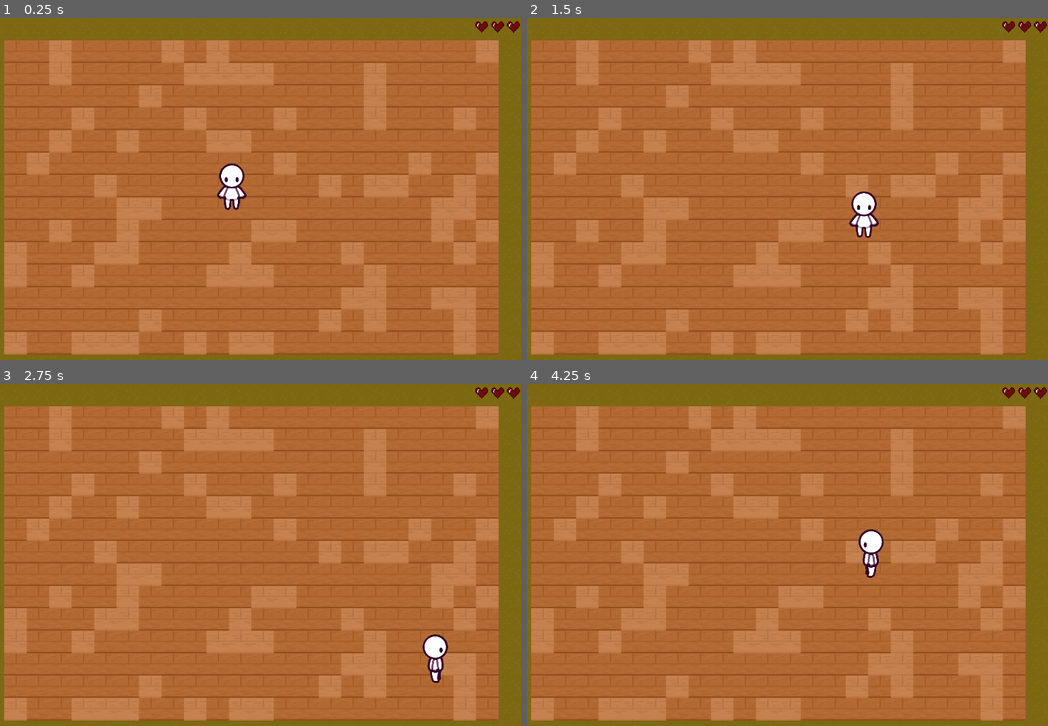
Above: before the commit, frames 1-4 (two rows, left to right).
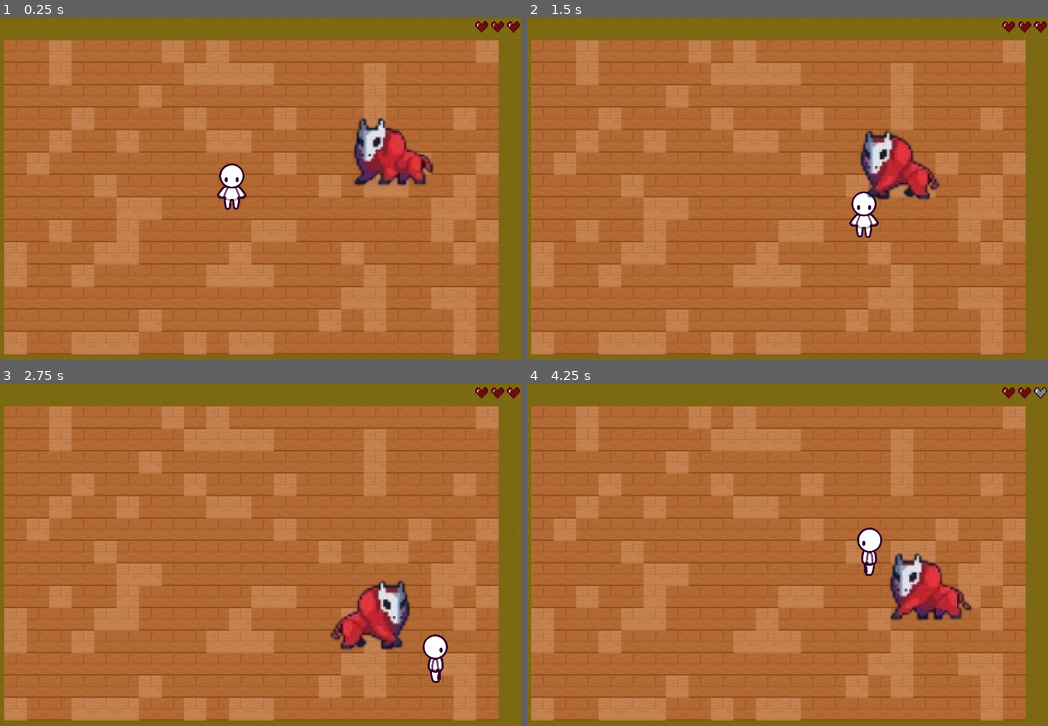
Above: after the commit, the same moments.

Repository: giulibaez/Proyecto_-Dise-o-Ludico-ll
Game: Godot game, scene res://Escenas/main.tscn
Two runs of this game, one before a commit and one after it. Both use one fixed random seed, a clock stepped at 60 frames per second and the inputs below.
Inputs (mouse positions are in pixels of both pictures, inside the frame that each line leads up to):
- Up to frame 1 (0.25 s): no input
- Up to frame 2 (1.5 s): move the mouse to (896, 178) at 0.52 s; press the mouse at (896, 178) at 0.53 s; hold D (move_right) 0.53-1.28 s; move the mouse to (672, 216) at 1.27 s; release the mouse at (672, 216) at 1.28 s; hold S (move_down) from 1.28 s (still down); click (672, 216) at 1.35 s
- Up to frame 3 (2.75 s): move the mouse to (307, 483) at 2.02 s; release S (move_down) at 2.03 s; press the mouse at (307, 483) at 2.03 s; hold D (move_right) from 2.03 s (still down)
- Up to frame 4 (4.25 s): move the mouse to (751, 633) at 2.77 s; release D (move_right) at 2.78 s; release the mouse at (751, 633) at 2.78 s; hold W (move_up) 2.78-3.53 s; click (751, 633) at 2.85 s; move the mouse to (938, 616) at 3.52 s; press the mouse at (938, 616) at 3.53 s; hold A (move_left) from 3.53 s (still down)

The runs differ from the first frame. In frame 1, 2.0% of the frame differs, in the area x 67-84%, y 29-50%; in frame 2, 2.0%; in frame 3, 2.0%; in frame 4, 2.4%, in the area x 63-100%, y 0-70%.

Commit message:
sist. vida del personaje y ataque del enemigo
recibe daño
suena el corazon según cantidad de vida

Diff:
--- a/diseño-lúdico-ll/Escenas/enemies/enemy.gd
+++ b/diseño-lúdico-ll/Escenas/enemies/enemy.gd
@@ -1,39 +1,52 @@
 extends CharacterBody2D
 
 var health = 2
-var speed = 55
+var speed = 65
 var player_chase= false
 var player = null
 
+@onready var anim_enemy = $AnimatedSprite2D
+
+
 
 func _physics_process(delta: float) -> void:
+	move()
+
+func move():
 	if player_chase:
 		position += (player.position - position)/speed
-
-		$AnimatedSprite2D.play("walk")
+		anim_enemy.play("walk")
 		if (player.position.x - position.x) <0:
-			$AnimatedSprite2D.flip_h = false
+			anim_enemy.flip_h = false
 		else:
-			$AnimatedSprite2D.flip_h = true
+			anim_enemy.flip_h = true
 	else:
-		$AnimatedSprite2D.play("idle")
+		anim_enemy.play("idle")
 
 
 func take_damage(amount: int):
 	health -= amount
+	anim_enemy.play("hurt")
 	if health <= 0:
 		die()
 
 func die():
-	# agregar soltar item, efectos, animaciones, etc.
+	anim_enemy.play("death")
 	queue_free()
 
-
+func enemy():
+	pass
 
 func _on_detection_area_body_entered(body: Node2D) -> void:
 	player = body
 	player_chase = true
+	attack_player()
+
 
 func _on_detection_area_body_exited(body: Node2D) -> void:
 	player = null
 	player_chase = false
+
+func attack_player():
+	if player_chase:
+		anim_enemy.play("attack")
--- a/diseño-lúdico-ll/Escenas/enemies/enemy.tscn
+++ b/diseño-lúdico-ll/Escenas/enemies/enemy.tscn
@@ -203,10 +203,12 @@
 radius = 67.0671
 
 [sub_resource type="CircleShape2D" id="CircleShape2D_eqnh0"]
-radius = 38.0
+radius = 25.02
 
 [node name="Enemy" type="CharacterBody2D" groups=["enemies"]]
 texture_filter = 1
+collision_layer = 8
+collision_mask = 6
 script = ExtResource("1_1yhye")
 
 [node name="AnimatedSprite2D" type="AnimatedSprite2D" parent="."]
@@ -226,7 +228,6 @@
 collision_mask = 5
 
 [node name="CollisionShape2D" type="CollisionShape2D" parent="DetectionArea"]
-visible = false
 position = Vector2(0, 6)
 shape = SubResource("CircleShape2D_h3jmr")
 
--- a/diseño-lúdico-ll/Escenas/enemies/enemy_sonoro.gd
+++ b/diseño-lúdico-ll/Escenas/enemies/enemy_sonoro.gd
@@ -3,7 +3,7 @@
 
 @export var patrol_speed: float = 40.0
 @export var chase_speed: float = 90.0
-@export var detection_radius: float = 300.0
+@export var detection_radius: float = 100.0
 @export var attack_range: float = 50.0
 @export var attack_cooldown: float = 1.0
 
--- a/diseño-lúdico-ll/Escenas/enemies/enemy_sonoro.tscn
+++ b/diseño-lúdico-ll/Escenas/enemies/enemy_sonoro.tscn
@@ -34,6 +34,8 @@
 radius = 18.0
 
 [node name="Enemy" type="CharacterBody2D"]
+collision_layer = 8
+collision_mask = 14
 script = ExtResource("1_eh1lr")
 
 [node name="CollisionShape2D" type="CollisionShape2D" parent="."]
--- a/diseño-lúdico-ll/Escenas/main.tscn
+++ b/diseño-lúdico-ll/Escenas/main.tscn
@@ -13,7 +13,6 @@
 position = Vector2(178, 117)
 
 [node name="Enemy" parent="." instance=ExtResource("3_0kh0y")]
-visible = false
 position = Vector2(291, 84)
 
 [node name="EnemySonoro" parent="." instance=ExtResource("4_7xwpo")]
--- a/diseño-lúdico-ll/Escenas/player/player.gd
+++ b/diseño-lúdico-ll/Escenas/player/player.gd
@@ -1,30 +1,181 @@
+#extends CharacterBody2D
+#var move_speed = 100
+#var is_left = true
+#@onready var Animated_sprite = $AnimatedSprite2D
+#var current_direction = "none"
+#
+#var max_health = 3
+#var current_health= 3
+#var enemy_inattack_range = false
+#var enemy_attack_cooldown = true
+#var player_alive= true
+#@onready var heart_sound = $HeartSound
+#@onready var heart_display = $Node/Vida
+#@onready var hitbox_area = $HitBoxArea
+#@onready var timer = $AttackCooldown
+#
+#
+#
+#
+#func _ready() -> void:
+	#$AnimatedSprite2D.play("front_idle")
+#
+#
+#@warning_ignore("unused_parameter")
+#func _physics_process(delta: float) -> void:
+	#move()
+	#move_and_slide()
+	#enemy_attack()
+#
+#
+#func move():
+	## Movimiento horizontal
+	#if Input.is_action_pressed("move_right"):
+		#current_direction = "right"
+		#play_animation(1)
+		#velocity.x = move_speed
+		#velocity.y = 0
+	#elif Input.is_action_pressed("move_left"):
+		#current_direction = "left"
+		#play_animation(1)
+		#velocity.x = -move_speed
+		#velocity.y = 0
+	 ## Movimiento vertical
+	#elif Input.is_action_pressed("move_down"):
+		#current_direction = "down"
+		#play_animation(1)
+		#velocity.y = move_speed
+		#velocity.x = 0
+	#elif Input.is_action_pressed("move_up"):
+		#current_direction = "up"
+		#play_animation(1)
+		#velocity.y = -move_speed
+		#velocity.x = 0
+	#else:
+		#play_animation(0)
+		#velocity.x = 0
+		#velocity.y = 0
+#
+#
+#func play_animation(movement):
+	#var direction = current_direction
+	#var animation = $AnimatedSprite2D
+	#
+	#if direction =="right":
+		#animation.flip_h = true
+		#if movement == 1:
+			#animation.play("side_walk")
+		#elif movement == 0:
+			#animation.play("side_idle")
+		#
+	#if direction =="left":
+		#animation.flip_h = false
+		#if movement == 1:
+			#animation.play("side_walk")
+		#elif movement == 0:
+			#animation.play("side_idle")
+		#
+	#if direction =="down":
+		#if movement == 1:
+			#animation.play("front_walk")
+		#elif movement == 0:
+			#animation.play("front_idle")
+		#
+	#if direction =="up":
+		#if movement == 1:
+			#animation.play("back_walk")
+		#elif movement == 0:
+			#animation.play("back_idle")
+#
+#func  take_damage(cant: int):
+	#current_health -= cant
+	#current_health = clamp(current_health, 0 , max_health) #clamp evalua  que la vida actual no sea menor que 0 ni mayor a la vida maxima
+	#
+	#update_hearts_display()
+	#
+	##if current_health == 2:
+		##heart_sound.stream = preload("res://music/sound_heart_player_slow.mp3")
+		##heart_sound.play()
+	##
+	##elif current_health == 1:
+		##heart_sound.stream = preload("res://music/sound_heart_player_fast.mp3")
+		##heart_sound.play()
+	#
+	#if  current_health <= 0:
+		#die()
+#
+#func die():
+	#queue_free() #elimina al jugador de la escena
+	##mas adelante implementar animacion de muerte y pantalla de game over
+#
+#func update_hearts_display():
+	#match current_health:
+		#3:
+			#heart_display.frame = 0
+		#2:
+			#heart_display.frame = 1
+		#1:
+			#heart_display.frame = 2
+		#0:
+			#heart_display.frame = 3
+#
+#
+#func player():
+	#pass
+#
+#func _on_hit_box_area_body_entered(body: CharacterBody2D) -> void:
+	#if body.has_method("enemy"):
+		#enemy_inattack_range = true
+		#print("acatoy")
+#
+#
+#func _on_hit_box_area_body_exited(body: CharacterBody2D) -> void:
+	#if body.is_in_group("enemies"):
+		#enemy_inattack_range = false
+#
+#func enemy_attack():
+	#if enemy_inattack_range and enemy_attack_cooldown and player_alive:
+		#take_damage(1)  # Aplica daño
+		#enemy_attack_cooldown = false
+		#timer.start()  # Inicia el temporizador
+		#print("Ataque enemigo! Vida actual: ", current_health)
+#
+#func _on_attack_cooldown_timeout() -> void:
+	#enemy_attack_cooldown = true  # Restablece el cooldown cuando el timer termina
+	#print("Cooldown terminado, enemigo puede atacar de nuevo")
+
 extends CharacterBody2D
+
 var move_speed = 100
 var is_left = true
-@onready var Animated_sprite = $AnimatedSprite2D
+@onready var animated_sprite = $AnimatedSprite2D
 var current_direction = "none"
 
 var max_health = 3
-var current_health= 3
-
-@onready var heart_sound = $HeartSound
+var current_health = 3
+var enemy_inattack_range = false
+var enemy_attack_cooldown = true
+var player_alive = true
+@onready var heart_sound_slow = $Node/HeartSoundSlow
+@onready var heart_sound_fast = $Node/HeartSoundFast
 @onready var heart_display = $Node/Vida
 @onready var hitbox_area = $HitBoxArea
-
-
+@onready var timer = $AttackCooldown
 
 func _ready() -> void:
-	$AnimatedSprite2D.play("front_idle")
-
-
-@warning_ignore("unused_parameter")
+	animated_sprite.play("front_idle")
+	timer.wait_time = 1.0  # Tiempo de espera entre ataques (ajusta si necesitas)
+	timer.one_shot = true  # El timer se ejecuta una vez por ataque
+	if not timer.is_connected("timeout", _on_attack_cooldown_timeout):
+		timer.connect("timeout", _on_attack_cooldown_timeout)  # Conecta la señal en código
+
 func _physics_process(delta: float) -> void:
-	move()
-	move_and_slide()
-
+	if player_alive:
+		move()
+		move_and_slide()
+		enemy_attack()
 
 func move():
-	# Movimiento horizontal
 	if Input.is_action_pressed("move_right"):
 		current_direction = "right"
 		play_animation(1)
@@ -35,7 +186,6 @@
 		play_animation(1)
 		velocity.x = -move_speed
 		velocity.y = 0
-	 # Movimiento vertical
 	elif Input.is_action_pressed("move_down"):
 		current_direction = "down"
 		play_animation(1)
@@ -51,57 +201,62 @@
 		velocity.x = 0
 		velocity.y = 0
 
-
 func play_animation(movement):
 	var direction = current_direction
-	var animation = $AnimatedSprite2D
-
-	if direction =="right":
+	var animation = animated_sprite
+
+	if direction == "right":
 		animation.flip_h = true
 		if movement == 1:
 			animation.play("side_walk")
-		elif movement == 0:
+		else:
 			animation.play("side_idle")
-
-	if direction =="left":
+	if direction == "left":
 		animation.flip_h = false
 		if movement == 1:
 			animation.play("side_walk")
-		elif movement == 0:
+		else:
 			animation.play("side_idle")
-
-	if direction =="down":
+	if direction == "down":
 		if movement == 1:
 			animation.play("front_walk")
-		elif movement == 0:
+		else:
 			animation.play("front_idle")
-
-	if direction =="up":
+	if direction == "up":
 		if movement == 1:
 			animation.play("back_walk")
-		elif movement == 0:
+		else:
 			animation.play("back_idle")
 
-func  take_damage(cant: int):
+func take_damage(cant: int):
+	if not player_alive:
+		return
+
 	current_health -= cant
-	current_health = clamp(current_health, 0 , max_health) #clamp evalua  que la vida actual no sea menor que 0 ni mayor a la vida maxima
-
+	current_health = clamp(current_health, 0, max_health)
 	update_hearts_display()
 
+	if heart_sound_fast == null and heart_sound_slow == null :
+		print("Error")
+		return
 	if current_health == 2:
-		heart_sound.stream = preload("res://music/sound_heart_player_slow.mp3")
-		heart_sound.play()
-
+		heart_sound_slow.stream = preload("res://music/sound_heart_player_slow.mp3")
+		heart_sound_slow.play()
 	elif current_health == 1:
-		heart_sound.stream = preload("res://music/sound_heart_player_fast.mp3")
-		heart_sound.play()
-
-	elif  current_health <= 0:
+		heart_sound_fast.stream = preload("res://music/sound_heart_player_fast.mp3")
+		heart_sound_fast.play()
+		heart_sound_slow.stop()
+	if current_health == 0:
 		die()
 
+
 func die():
-	queue_free() #elimina al jugador de la escena
-	#mas adelante implementar animacion de muerte y pantalla de game over
+	player_alive= false
+	if player_alive == false:
+		animated_sprite.play("death")
+		await animated_sprite.animation_finished
+		print("memoori")
+	queue_free()
 
 func update_hearts_display():
 	match current_health:
@@ -114,18 +269,21 @@
 		0:
 			heart_display.frame = 3
 
-func _input(event: InputEvent) -> void:
-	if event.is_action_pressed("attack"):
-		perform_attack()
-
-
-func perform_attack():
-	hitbox_area.monitoring = true
-	await get_tree().create_timer(0.2).timeout#el golpe dura 2 seg
-	hitbox_area.monitoring = false
-
-
-
 func _on_hit_box_area_body_entered(body: Node2D) -> void:
-	if body.is_in_group("enemies"):
-		body.take_damage(1)
+	if body.has_method("enemy") and not enemy_inattack_range:
+		enemy_inattack_range = true
+
+func _on_hit_box_area_body_exited(body: Node2D) -> void:
+	if body.has_method("enemy"):
+		enemy_inattack_range = false
+
+func enemy_attack():
+	if enemy_inattack_range and enemy_attack_cooldown and player_alive:
+		take_damage(1)
+		enemy_attack_cooldown = false
+		timer.start()
+		print(" Vida actual: ", current_health)
+
+func _on_attack_cooldown_timeout() -> void:
+	enemy_attack_cooldown = true
+	print("Cooldown terminado, enemigo puede atacar de nuevo")
--- a/diseño-lúdico-ll/Escenas/player/player.tscn
+++ b/diseño-lúdico-ll/Escenas/player/player.tscn
@@ -6,6 +6,8 @@
 [ext_resource type="Texture2D" uid="uid://db7rml0q43xxk" path="res://Assets/character/player/Character0_Idle.png" id="3_7v5l4"]
 [ext_resource type="Texture2D" uid="uid://88e8y34vflbw" path="res://Assets/character/player/animatedsprite_heart_player.png" id="3_qgqwx"]
 [ext_resource type="Texture2D" uid="uid://bdo03kxfglvb5" path="res://Assets/character/player/Character0_Die.png" id="5_b21vg"]
+[ext_resource type="AudioStream" uid="uid://df4qtx4pxa577" path="res://music/sound_heart_player_slow.mp3" id="6_pgevo"]
+[ext_resource type="AudioStream" uid="uid://rdq7l77xks1c" path="res://music/sound_heart_player_fast.mp3" id="7_8w2jf"]
 
 [sub_resource type="AtlasTexture" id="AtlasTexture_vwnoe"]
 atlas = ExtResource("2_xlwfv")
@@ -86,31 +88,31 @@
 [sub_resource type="AtlasTexture" id="AtlasTexture_fphui"]
 atlas = ExtResource("1_3ndfa")
 region = Rect2(2300, 1840, 460, 460)
+
+[sub_resource type="AtlasTexture" id="AtlasTexture_k1qdr"]
+atlas = ExtResource("5_b21vg")
+region = Rect2(0, 920, 460, 460)
+
+[sub_resource type="AtlasTexture" id="AtlasTexture_eqqsu"]
+atlas = ExtResource("5_b21vg")
+region = Rect2(460, 920, 460, 460)
+
+[sub_resource type="AtlasTexture" id="AtlasTexture_5qs2r"]
+atlas = ExtResource("5_b21vg")
+region = Rect2(920, 920, 460, 460)
+
+[sub_resource type="AtlasTexture" id="AtlasTexture_n2qbc"]
+atlas = ExtResource("5_b21vg")
+region = Rect2(1380, 920, 460, 460)
+
+[sub_resource type="AtlasTexture" id="AtlasTexture_33rbj"]
+atlas = ExtResource("5_b21vg")
+region = Rect2(1840, 920, 460, 460)
 
 [sub_resource type="AtlasTexture" id="AtlasTexture_gxex2"]
 atlas = ExtResource("5_b21vg")
 region = Rect2(2300, 920, 460, 460)
 
-[sub_resource type="AtlasTexture" id="AtlasTexture_33rbj"]
-atlas = ExtResource("5_b21vg")
-region = Rect2(1840, 920, 460, 460)
-
-[sub_resource type="AtlasTexture" id="AtlasTexture_n2qbc"]
-atlas = ExtResource("5_b21vg")
-region = Rect2(1380, 920, 460, 460)
-
-[sub_resource type="AtlasTexture" id="AtlasTexture_5qs2r"]
-atlas = ExtResource("5_b21vg")
-region = Rect2(920, 920, 460, 460)
-
-[sub_resource type="AtlasTexture" id="AtlasTexture_eqqsu"]
-atlas = ExtResource("5_b21vg")
-region = Rect2(460, 920, 460, 460)
-
-[sub_resource type="AtlasTexture" id="AtlasTexture_k1qdr"]
-atlas = ExtResource("5_b21vg")
-region = Rect2(0, 920, 460, 460)
-
 [sub_resource type="AtlasTexture" id="AtlasTexture_11osh"]
 atlas = ExtResource("2_xlwfv")
 region = Rect2(2300, 0, 460, 460)
@@ -350,22 +352,22 @@
 }, {
 "frames": [{
 "duration": 1.0,
+"texture": SubResource("AtlasTexture_k1qdr")
+}, {
+"duration": 1.0,
+"texture": SubResource("AtlasTexture_eqqsu")
+}, {
+"duration": 1.0,
+"texture": SubResource("AtlasTexture_5qs2r")
+}, {
+"duration": 1.0,
+"texture": SubResource("AtlasTexture_n2qbc")
+}, {
+"duration": 1.0,
+"texture": SubResource("AtlasTexture_33rbj")
+}, {
+"duration": 1.0,
 "texture": SubResource("AtlasTexture_gxex2")
-}, {
-"duration": 1.0,
-"texture": SubResource("AtlasTexture_33rbj")
-}, {
-"duration": 1.0,
-"texture": SubResource("AtlasTexture_n2qbc")
-}, {
-"duration": 1.0,
-"texture": SubResource("AtlasTexture_5qs2r")
-}, {
-"duration": 1.0,
-"texture": SubResource("AtlasTexture_eqqsu")
-}, {
-"duration": 1.0,
-"texture": SubResource("AtlasTexture_k1qdr")
 }],
 "loop": false,
 "name": &"death",
@@ -561,19 +563,20 @@
 "speed": 5.0
 }]
 
-[sub_resource type="CircleShape2D" id="CircleShape2D_qgqwx"]
-radius = 36.0
+[sub_resource type="CapsuleShape2D" id="CapsuleShape2D_pgevo"]
+radius = 16.0
+height = 64.0
 
 [node name="Player" type="CharacterBody2D"]
 scale = Vector2(0.5, 0.5)
 collision_layer = 4
-collision_mask = 9
+collision_mask = 10
 script = ExtResource("1_e6cd0")
 
 [node name="AnimatedSprite2D" type="AnimatedSprite2D" parent="."]
 scale = Vector2(0.2, 0.2)
 sprite_frames = SubResource("SpriteFrames_ptduk")
-animation = &"side_walk"
+animation = &"death"
 
 [node name="CollisionShape2D" type="CollisionShape2D" parent="."]
 position = Vector2(0, 23)
@@ -582,7 +585,11 @@
 
 [node name="Node" type="Node" parent="."]
 
-[node name="HeartSound" type="AudioStreamPlayer" parent="Node"]
+[node name="HeartSoundSlow" type="AudioStreamPlayer" parent="Node"]
+stream = ExtResource("6_pgevo")
+
+[node name="HeartSoundFast" type="AudioStreamPlayer" parent="Node"]
+stream = ExtResource("7_8w2jf")
 
 [node name="Vida" type="AnimatedSprite2D" parent="Node"]
 texture_filter = 1
@@ -595,10 +602,13 @@
 [node name="HitBoxArea" type="Area2D" parent="."]
 collision_layer = 4
 collision_mask = 9
-monitoring = false
 
 [node name="CollisionShape2D" type="CollisionShape2D" parent="HitBoxArea"]
 position = Vector2(0, 8)
-shape = SubResource("CircleShape2D_qgqwx")
+shape = SubResource("CapsuleShape2D_pgevo")
+
+[node name="AttackCooldown" type="Timer" parent="."]
+wait_time = 3.0
 
 [connection signal="body_entered" from="HitBoxArea" to="." method="_on_hit_box_area_body_entered"]
+[connection signal="body_exited" from="HitBoxArea" to="." method="_on_hit_box_area_body_exited"]
Not shown: 1 places in diseño-lúdico-ll/Escenas/player/player.tscn that only renumber resources
